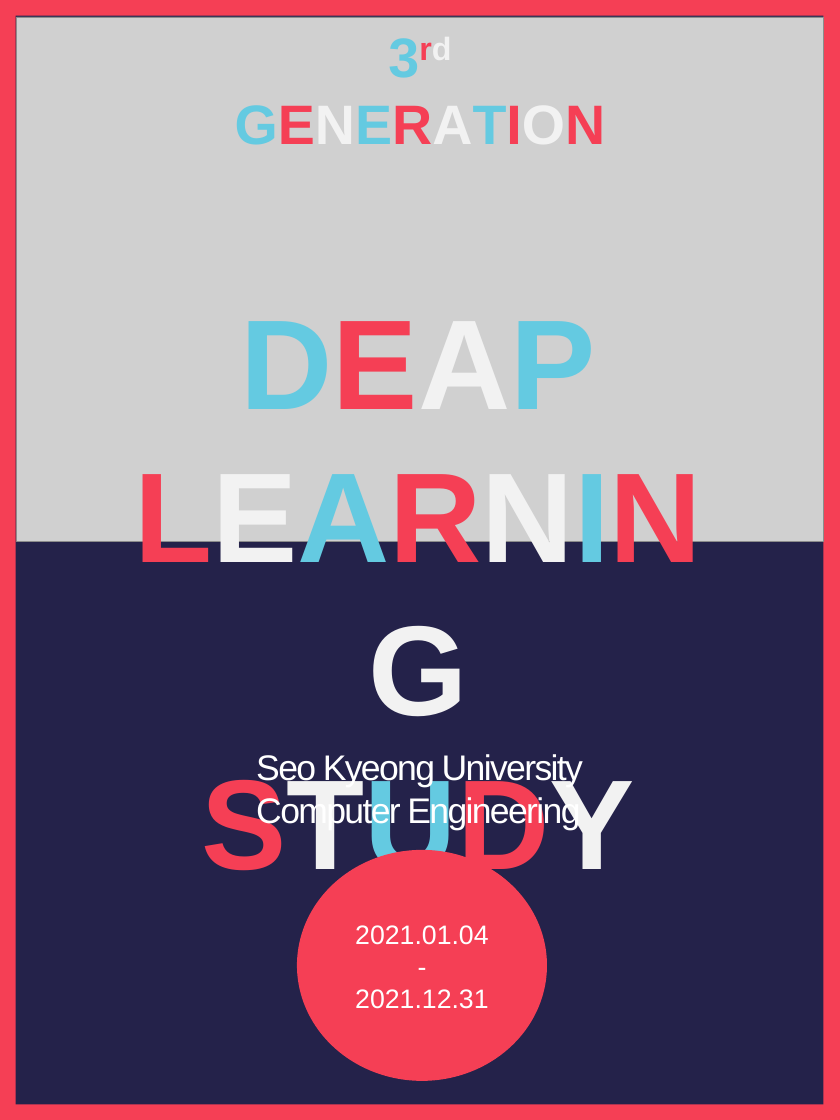
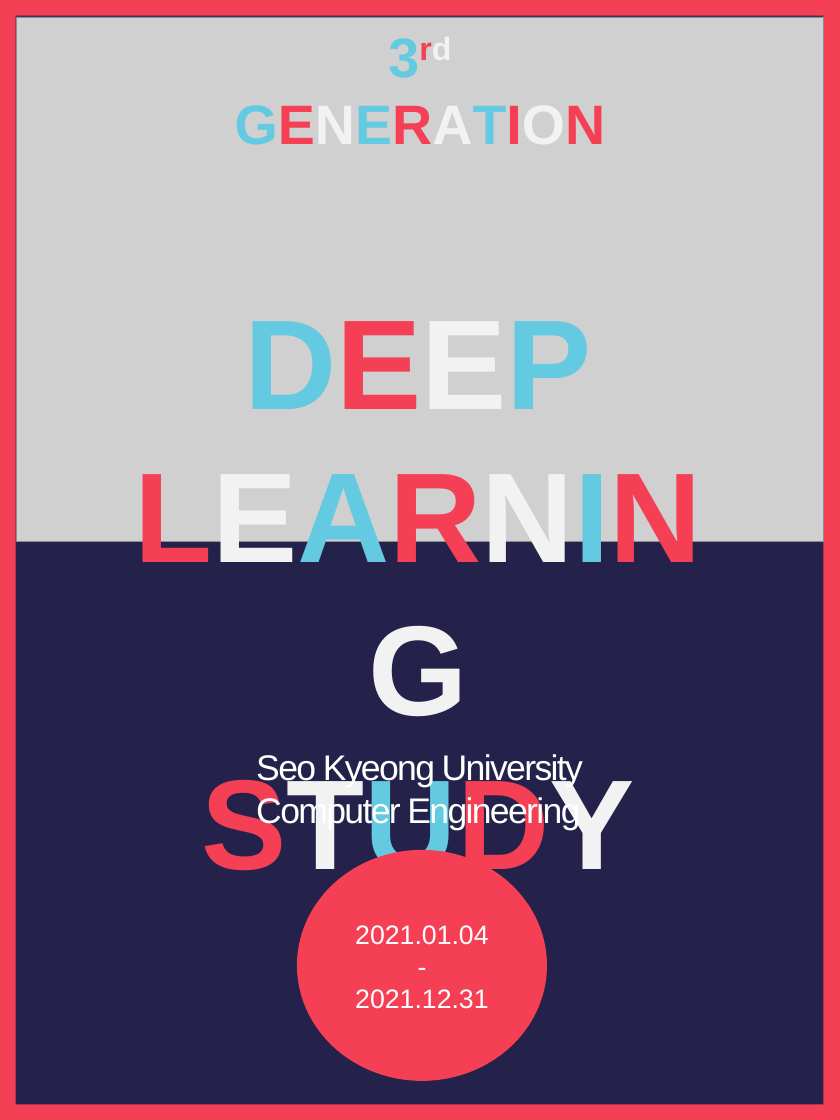
Before and after one commit to JoSihun/DeepLearningStudy, a slide deck: slide 4 of 3rd_DeepLearningStudy_Poster/3rd_DeepLearningStudy_Poster.pptx. Drawn at 840x1120 pixels with LibreOffice and Linux fonts; fonts in the diff are those of the drawing; grey boxes stand for pictures. Boxes give left, top, right and bottom in pixels: in the first picture for what was removed or moved away, otherwise in the second. Text is boxed around its words. In the diff, an @@ line names an element or a change of style, - is before the commit and + after.

```diff
--- a/3rd_DeepLearningStudy_Poster/3rd_DeepLearningStudy_Poster.pptx
+++ b/3rd_DeepLearningStudy_Poster/3rd_DeepLearningStudy_Poster.pptx
@@ text at bbox=[244, 321, 592, 409]: text changed @@
-DEAP
+DEEP
```
Also in this commit, not shown: 2 other files.
